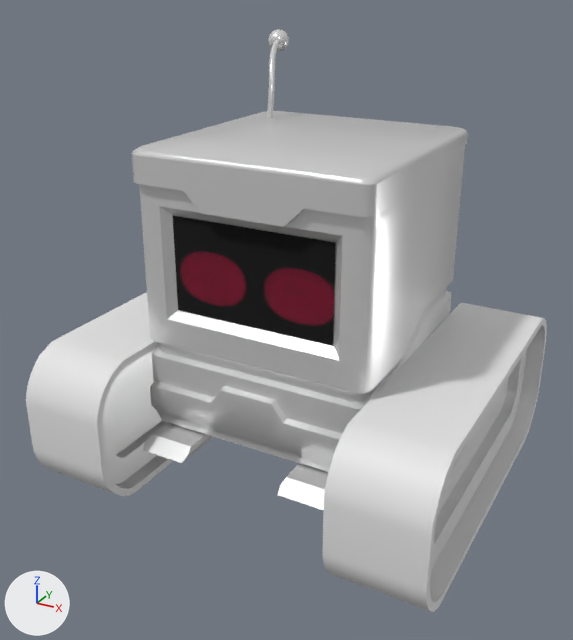
What one commit did to the FBX model Assets/Visual/3D/Players/Player_Heavy.fbx.
Camera for both pictures: a 50 mm camera at (2.3, -4.49, 3.28) aimed at (-0.05, -0.22, 1.15). The axes (+X, +Y, +Z) are drawn at lower left. The lights are the same throughout.

Names of what the first picture shows: 'Heavy_Body', 'Heavy_Face', 'Heavy_Lift', 'Heavy_Wheels'.
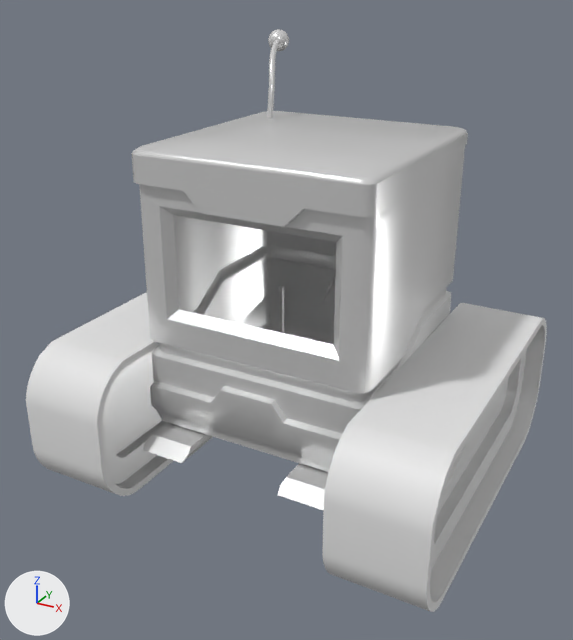
Boxes [x1, y1, x2, y2] around the edits, measured in the pictures (573 x 640 px):
'Heavy_Face', deleted: before [173, 216, 336, 345]
part 1 of me_cube_001, deleted: before [174, 215, 336, 345]

What the commit changed:
me_cube_001 has 1272 vertices, 1150 faces and spans x -1.27..1.27, y -1.28..1.19, z 0.04..2.89.
me_cube_001 is used by ob_heavy_body; location (0.0, 0.0, 0.0).
Verts and faces of me_cube_001; kept vertices keep their numbers, new ones are numbered from 1272.
Before the commit, vertices of me_cube_001: 75 (-0.54, -0.73, 1.93) at pixel (173, 215), 78 (-0.54, -0.73, 1.31) at pixel (179, 309), 270 (0.55, -0.73, 1.93) at pixel (336, 242), 273 (0.55, -0.73, 1.31) at pixel (333, 344).
Part 1, on me_cube_001:
Faces deleted: (75, 78, 273, 270).
Object 'Heavy_Face' (ob_heavy_face) is deleted.
